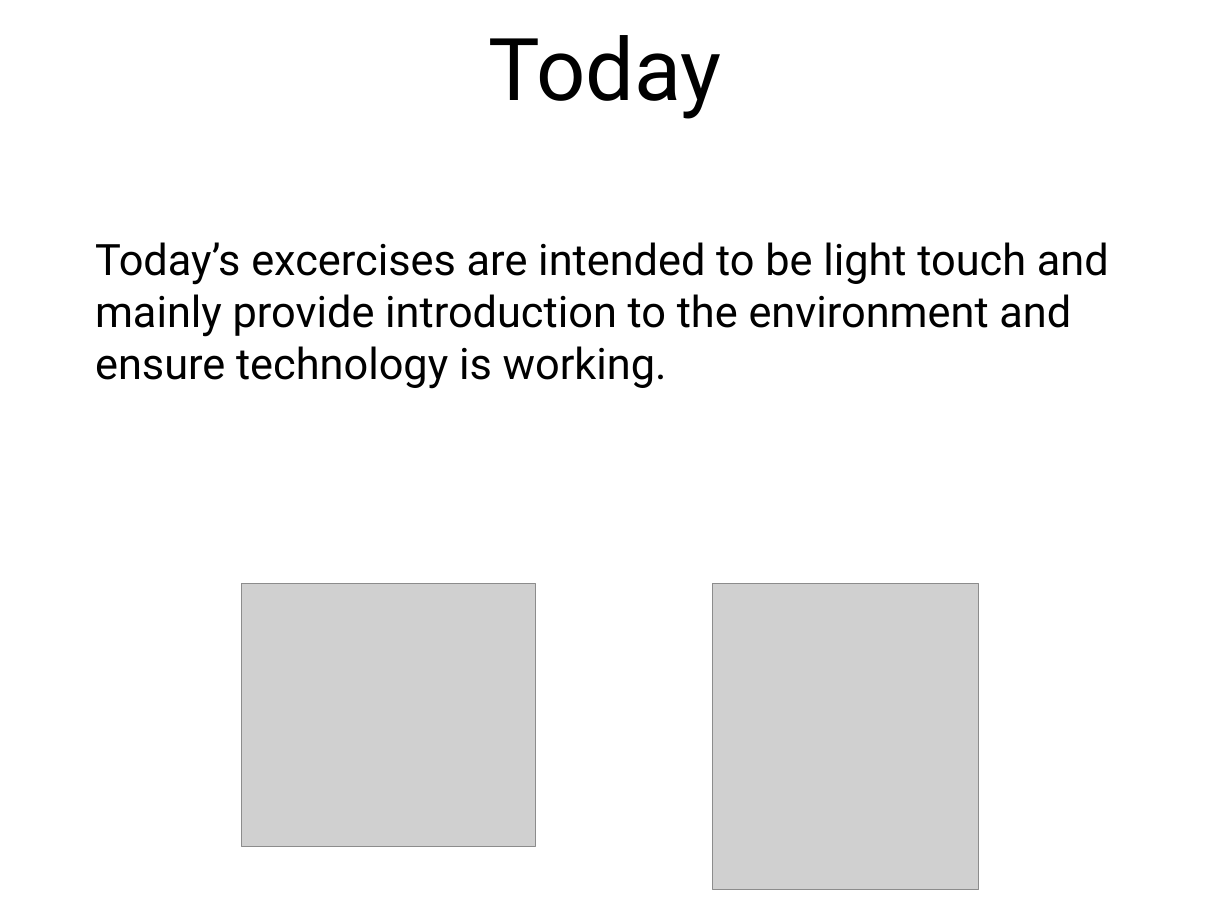
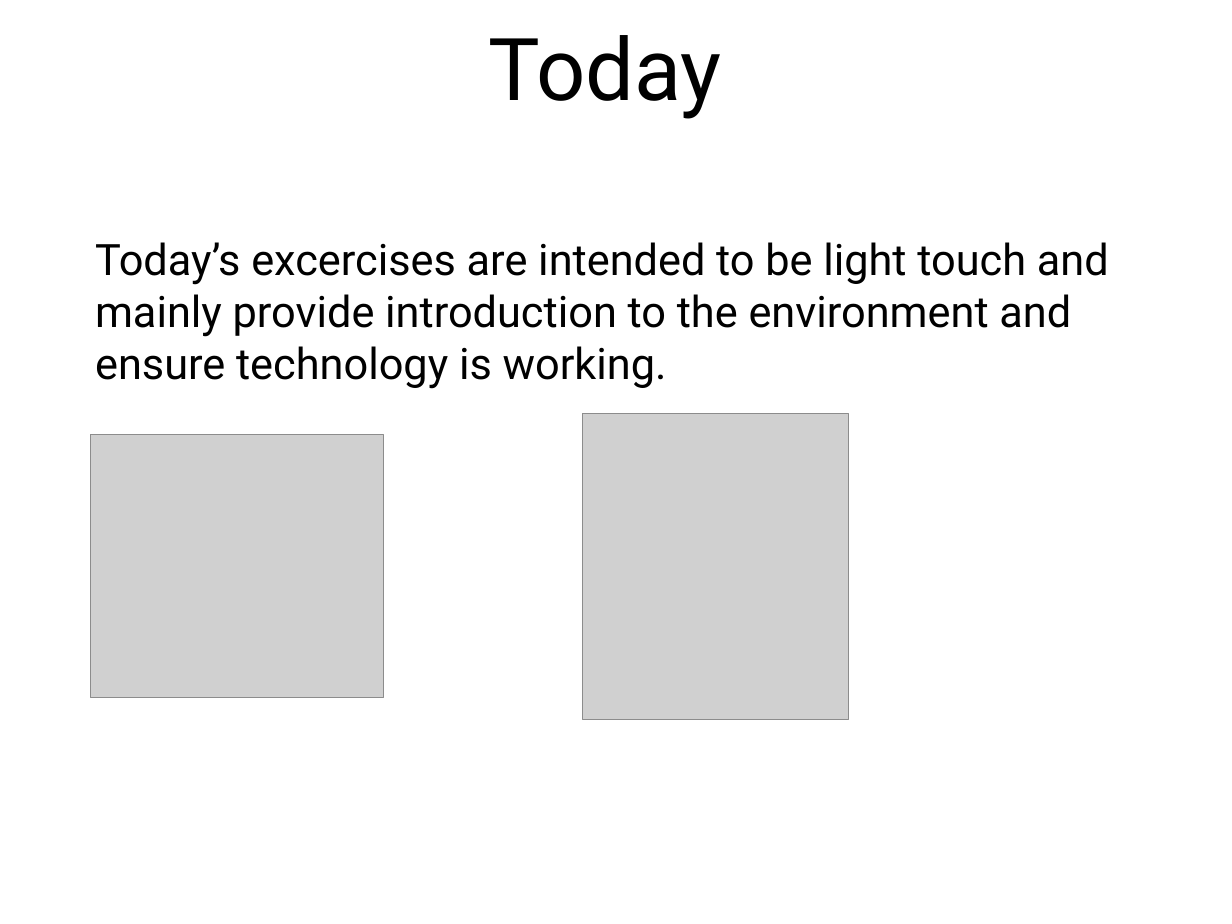
Before and after one commit to j-ales/PN4106_2026_27, a slide deck: slide 28 of slides/PS4106_lecture1_Intro.pptx. Drawn at 1232x924 pixels with LibreOffice and Linux fonts; fonts in the diff are those of the drawing; grey boxes stand for pictures. Boxes give left, top, right and bottom in pixels: in the first picture for what was removed or moved away, otherwise in the second. Text is boxed around its words. In the diff, an @@ line names an element or a change of style, - is before the commit and + after.

```diff
--- a/slides/PS4106_lecture1_Intro.pptx
+++ b/slides/PS4106_lecture1_Intro.pptx
@@ picture added at box(582, 413, 848, 719) @@
@@ picture: place and size @@
-picture at box(242, 584, 535, 846)
+picture at box(90, 435, 384, 697)
@@ picture removed at box(713, 584, 979, 890) @@
```
Also in this commit, not shown: 2 other slides changed, 6 slides added, 3 slides removed, 3 other files.
